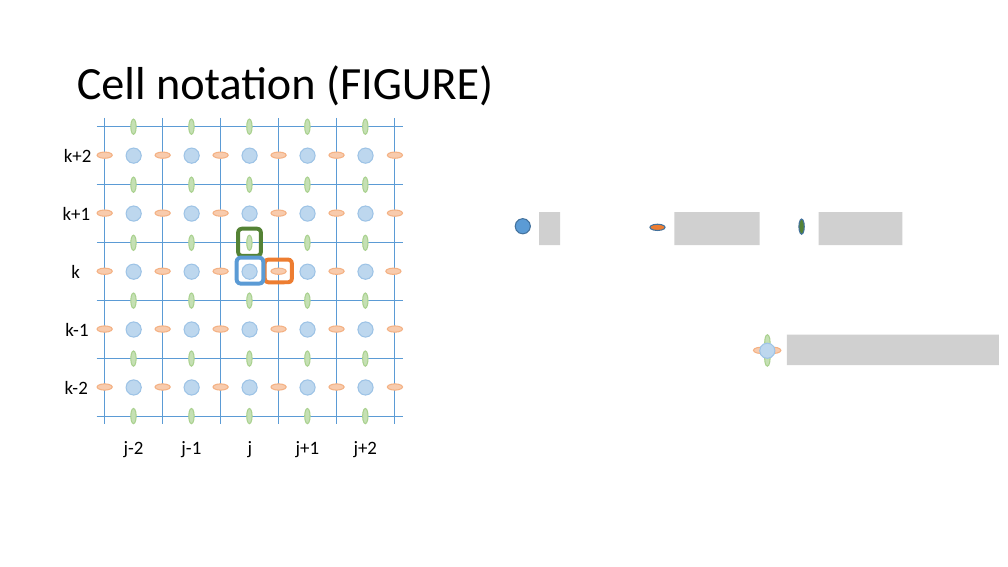
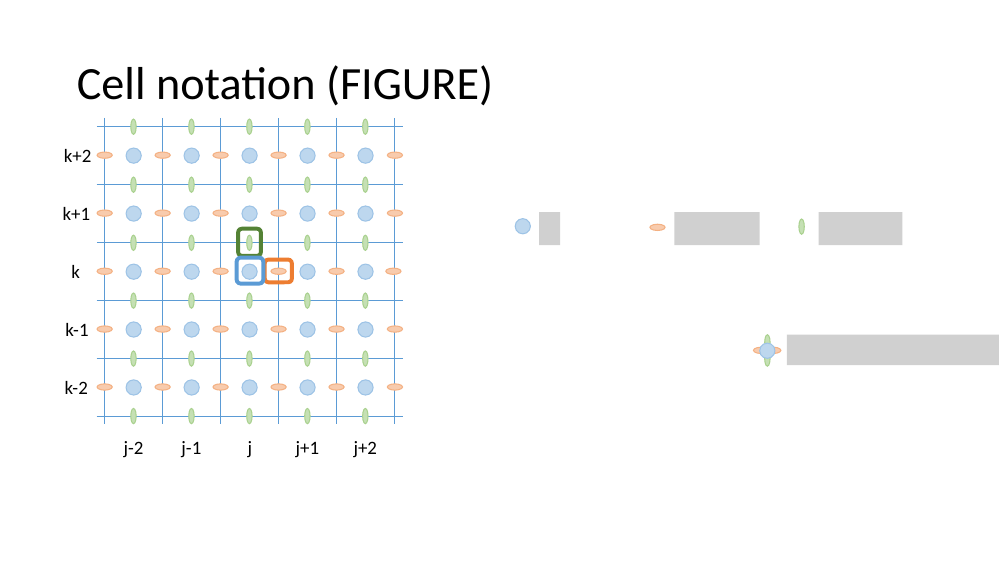
Before and after one commit to metno/gpu-ocean, a slide deck: slide 13 of python/fbl_ctcs_stencils.pptx (slide 11 before the commit). Drawn at 1008x567 pixels with LibreOffice and Linux fonts; fonts in the diff are those of the drawing; grey boxes stand for pictures. Boxes give left, top, right and bottom in pixels: in the first picture for what was removed or moved away, otherwise in the second. Text is boxed around its words. In the diff, an @@ line names an element or a change of style, - is before the commit and + after.

Commit message:
Fixed incoherent style on legend, using same colors as in the grid

```diff
--- a/python/fbl_ctcs_stencils.pptx
+++ b/python/fbl_ctcs_stencils.pptx
@@ ellipse at box(516, 219, 531, 234): fill #5B9BD5 to #BDD7EE; outline #43739E 1 pt to #9DC3E6 1 pt @@
@@ ellipse at box(650, 225, 665, 231): fill #ED7D31 to #F8CBAD; outline #43739E 1 pt to #F4B183 1 pt @@
@@ ellipse at box(799, 219, 805, 234): fill #548235 to #C5E0B4; outline #43739E 1 pt to #A9D18E 1 pt @@
```
Also in this commit, not shown: 3 other slides changed, 2 slides added.
